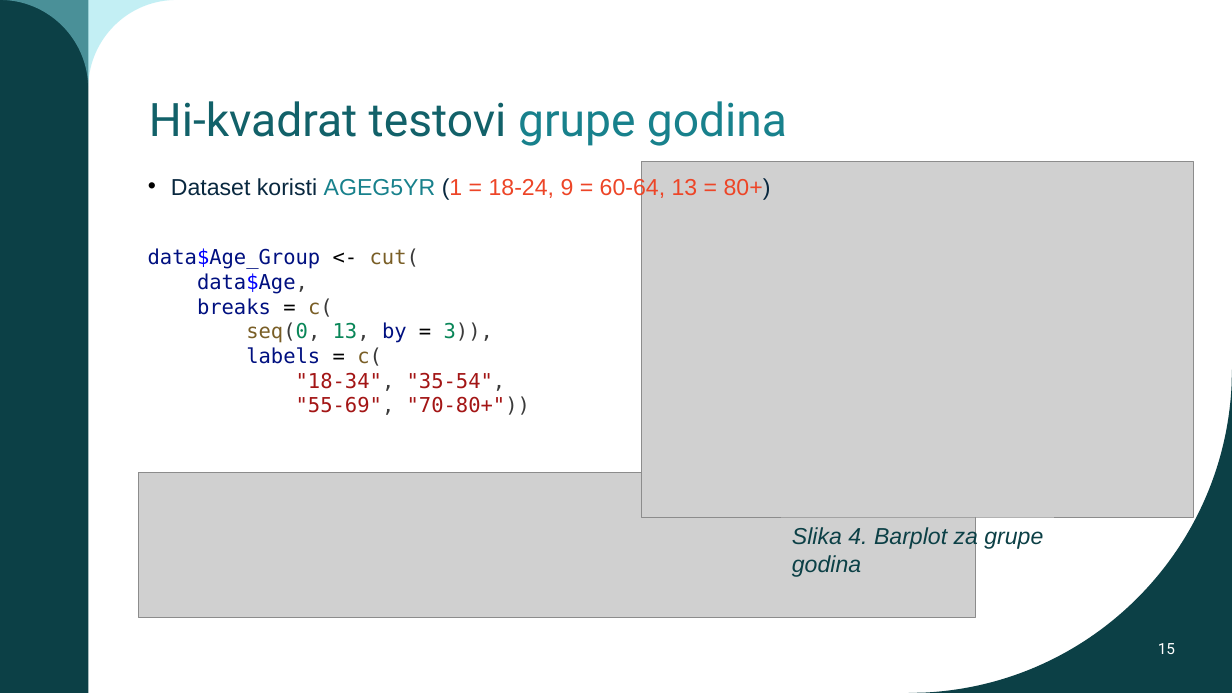
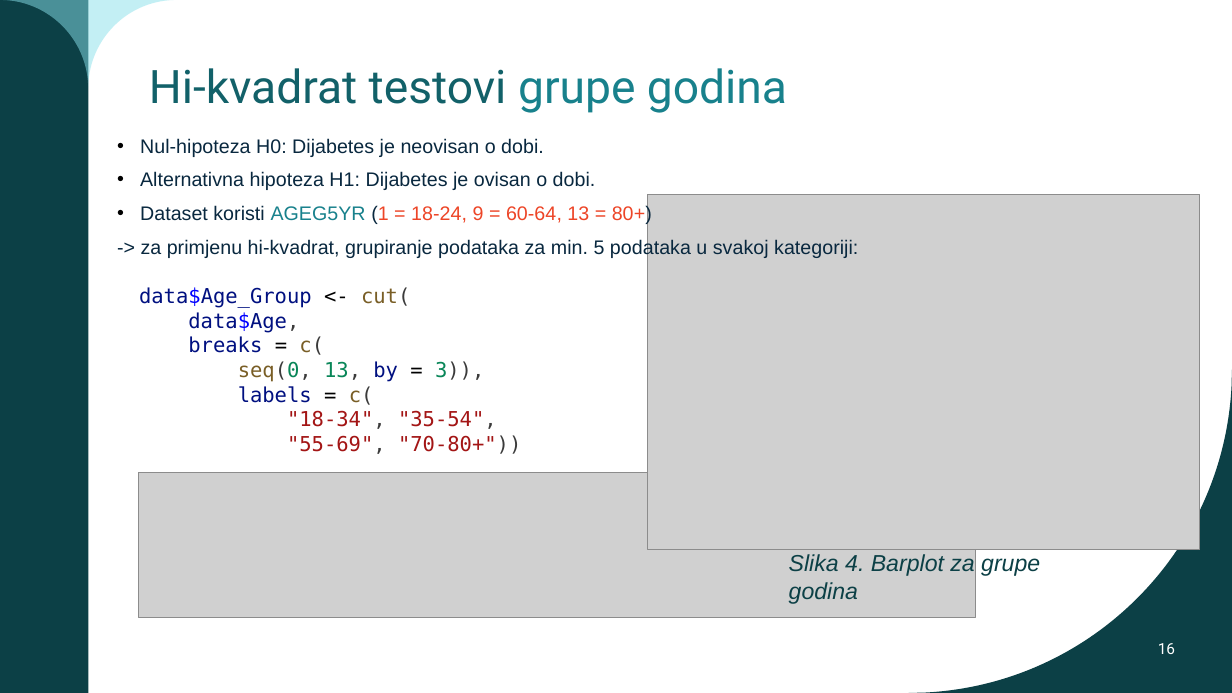
Before and after one commit to jfletcher20/diabetes-health-indicators-analysis, a slide deck: slide 16 of documentation/documentation.pptx (slide 15 before the commit). Drawn at 1232x693 pixels with LibreOffice and Linux fonts; fonts in the diff are those of the drawing; grey boxes stand for pictures; background and template pictures are left out. Boxes give left, top, right and bottom in pixels: in the first picture for what was removed or moved away, otherwise in the second. Text is boxed around its words. In the diff, an @@ line names an element or a change of style, - is before the commit and + after.

```diff
--- a/documentation/documentation.pptx
+++ b/documentation/documentation.pptx
@@ title "Hi-kvadrat testovi grupe godina": place and size @@
-title "Hi-kvadrat testovi grupe godina" at <box>149,101,787,146</box>
+title "Hi-kvadrat testovi grupe godina" at <box>149,68,787,113</box>
@@ text "Nul-hipoteza H0: Dijabetes je neovisan ...": place and size @@
-text "Nul-hipoteza H0: Dijabetes je neovisan ..." at <box>171,176,771,200</box>
+text "Nul-hipoteza H0: Dijabetes je neovisan ..." at <box>140,138,858,258</box>
@@ text at <box>140,138,596,190</box>: paragraphs added @@
+• Nul-hipoteza H0: Dijabetes je neovisan o dobi.
+• Alternativna hipoteza H1: Dijabetes je ovisan o dobi.
@@ text at <box>140,205,652,225</box>: size 18 to 15.3 pt in "Dataset koristi AGEG5YR (1 = 18-24, 9 ..."; line spacing 1.2 to 1.1 @@
@@ picture: place and size @@
-picture at <box>641,162,1194,517</box>
+picture at <box>648,194,1201,549</box>
@@ text at <box>141,238,858,258</box>: paragraph added @@
+-> za primjenu hi-kvadrat, grupiranje podataka za min. 5 podataka u svakoj kategoriji:
@@ text "data$Age_Group <- cut(": place and size @@
-text "data$Age_Group <- cut(" at <box>148,248,530,415</box>
+text "data$Age_Group <- cut(" at <box>139,287,521,454</box>
@@ text "Slika 4. Barplot za grupe ...": place and size @@
-text "Slika 4. Barplot za grupe ..." at <box>792,526,1043,577</box>
+text "Slika 4. Barplot za grupe ..." at <box>789,554,1040,604</box>
@@ page number at <box>1158,643,1175,654</box>: text changed @@
-15
+16
```
Also in this commit, not shown: 10 other slides changed, 1 slide added.
